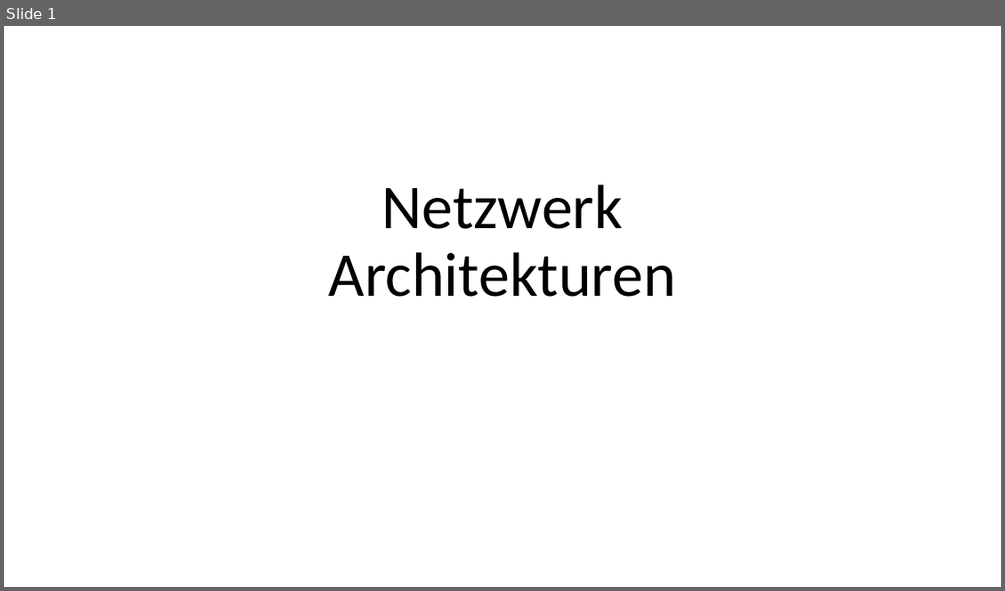
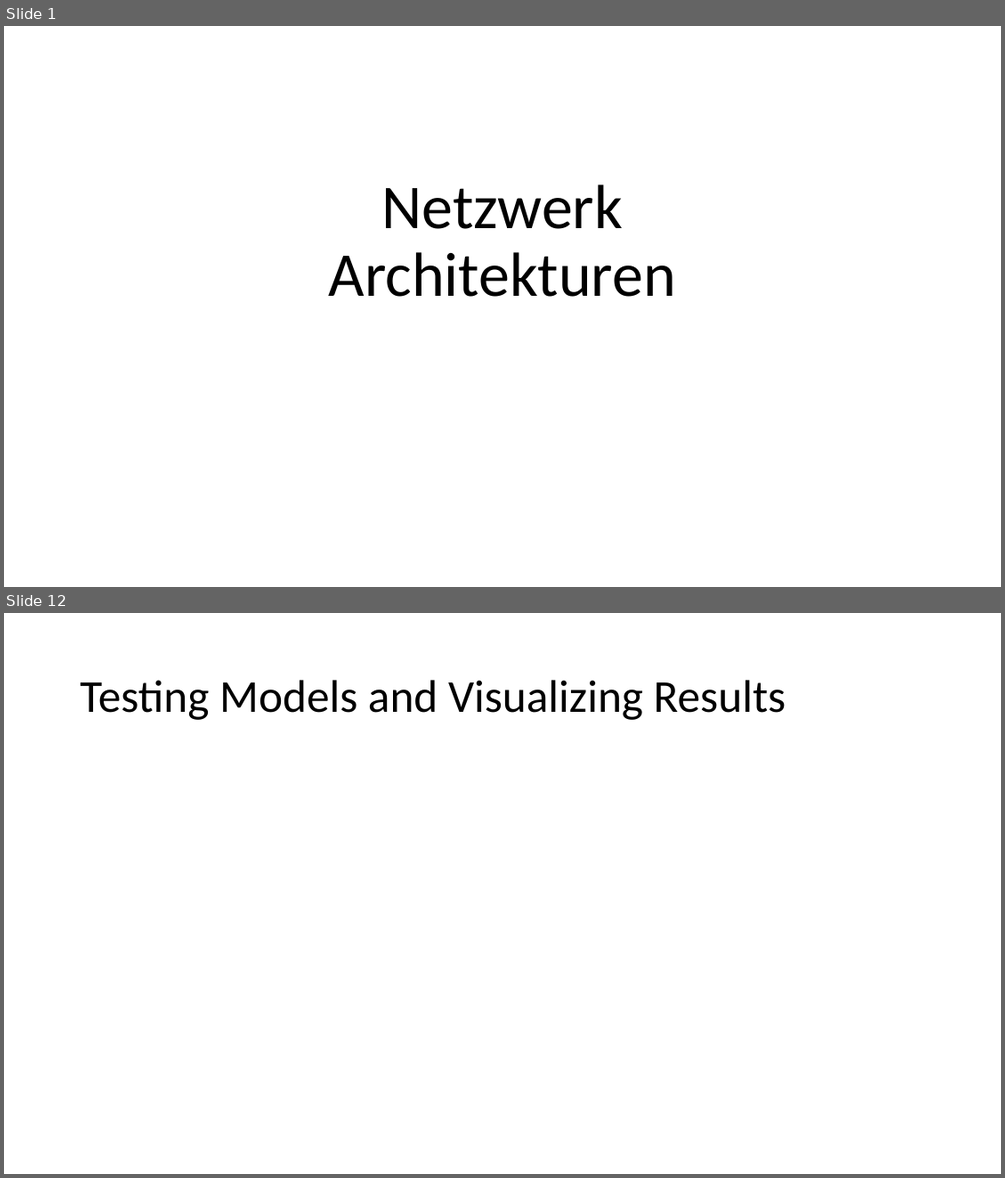
Before and after one commit to PatrickKinz/DeepLearning, a slide deck: Netzwerk_Architekturen.pptx. Shown one above the other, each under a label of ours: slide 1 before the commit, slides 1 and 12 after it; the slides between them are not shown. The pictures are 1005x591 and 1005x1178 pixels, drawn with LibreOffice and Linux fonts; fonts in the diff are those of the drawing. Boxes give left, top, right and bottom in pixels: in the first picture for what was removed or moved away, otherwise in the second. Text is boxed around its words. In the diff, an @@ line names an element or a change of style, - is before the commit and + after.

```diff
--- a/Netzwerk_Architekturen.pptx
+++ b/Netzwerk_Architekturen.pptx
@@ slide 12 added at bbox=[4, 613, 1001, 1174], background #FFFFFF @@
@@ title added at bbox=[80, 680, 786, 720], 44 pt, text #000000 @@
+Testing Models and Visualizing Results
```
Also in this commit, not shown: 4 slides changed, 6 other slides added, 1 other file.
